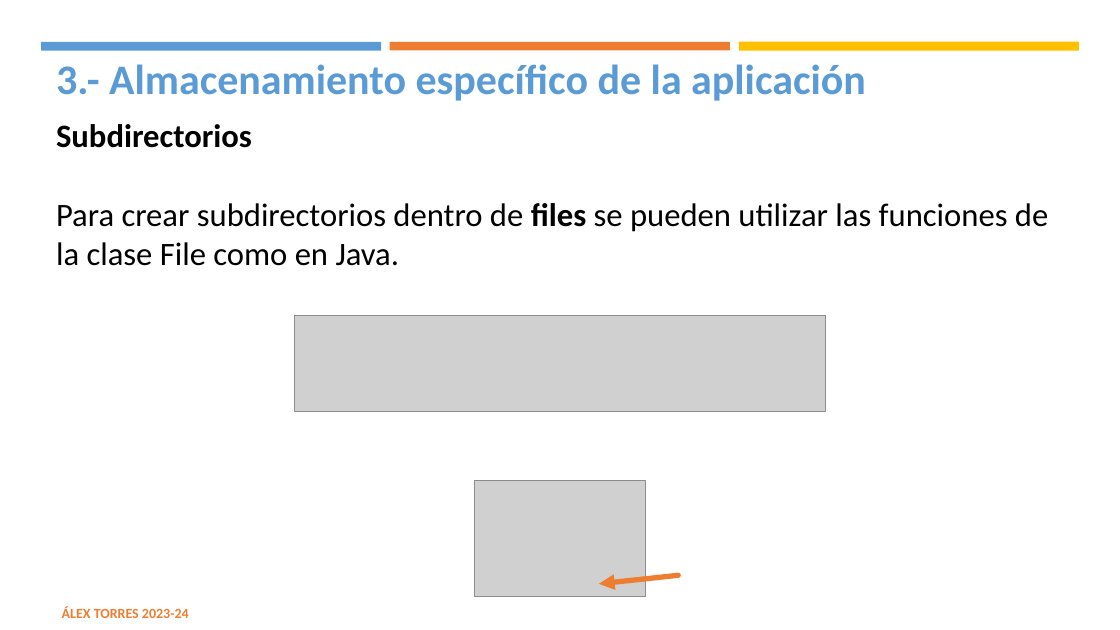
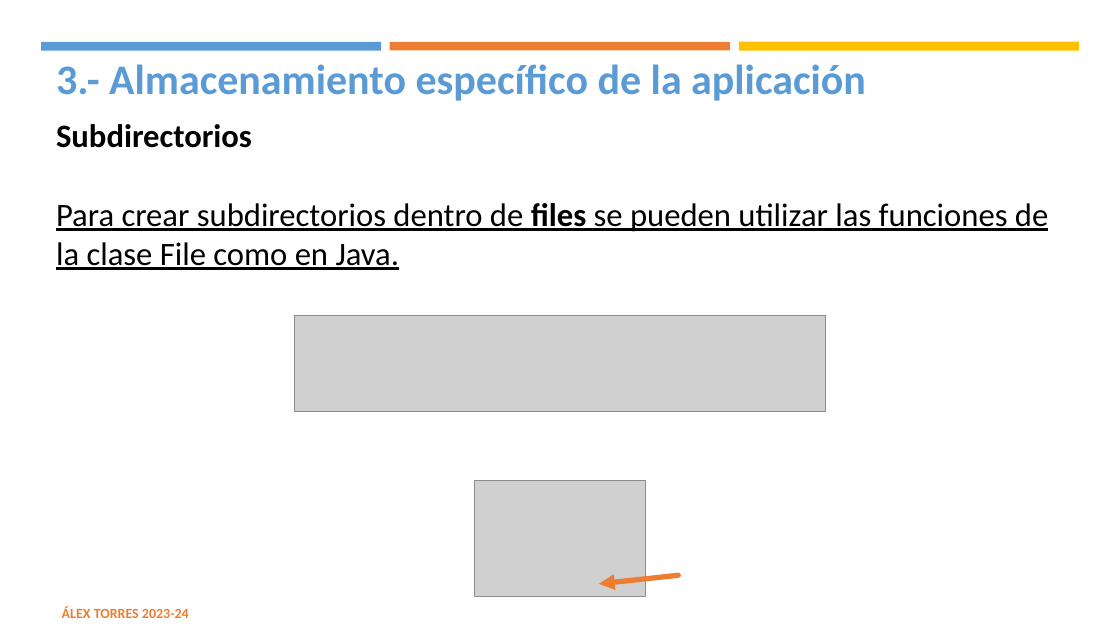
Before and after one commit to sdram58/apuntesPMDM, a slide deck: slide 17 of alex/UD7/UD7.1 Persistencia.pptx. Drawn at 1120x630 pixels with LibreOffice and Linux fonts; fonts in the diff are those of the drawing; grey boxes stand for pictures. Boxes give left, top, right and bottom in pixels: in the first picture for what was removed or moved away, otherwise in the second. Text is boxed around its words. In the diff, an @@ line names an element or a change of style, - is before the commit and + after.

```diff
--- a/alex/UD7/UD7.1 Persistencia.pptx
+++ b/alex/UD7/UD7.1 Persistencia.pptx
@@ text at (x1=56, y1=203, x2=1048, y2=270): underline on in "Para crear subdirectorios dentro de files se ..." @@
```
Also in this commit, not shown: 3 other slides changed, 27 other files.
